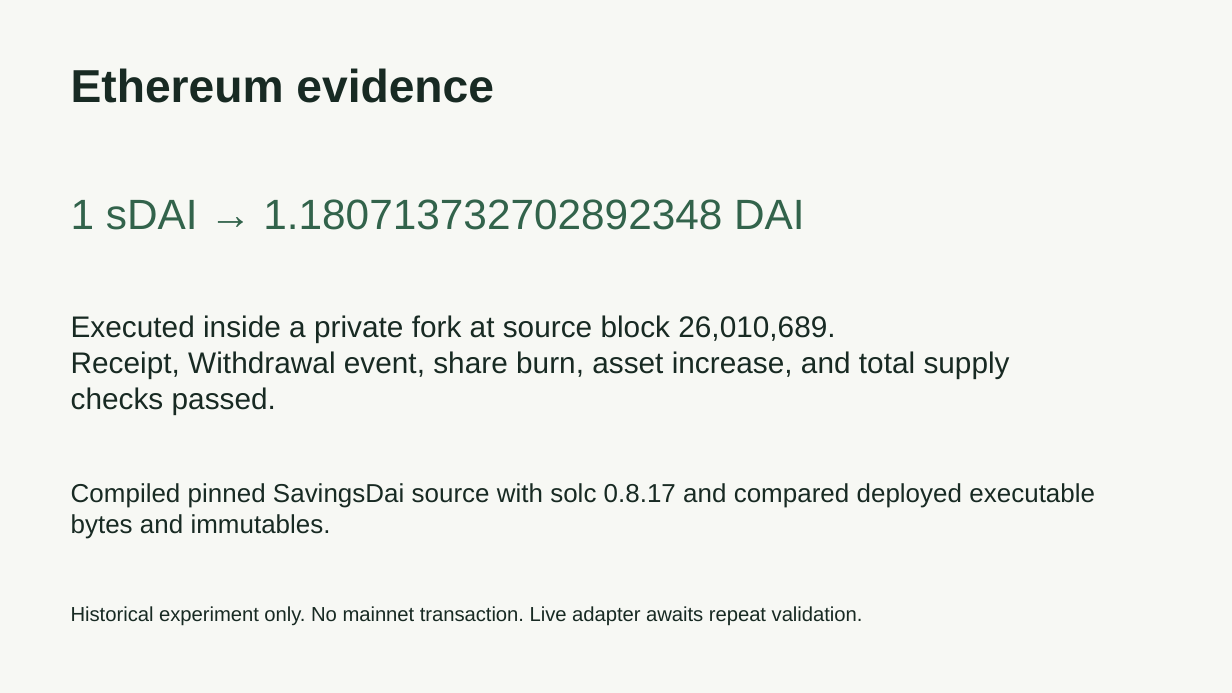
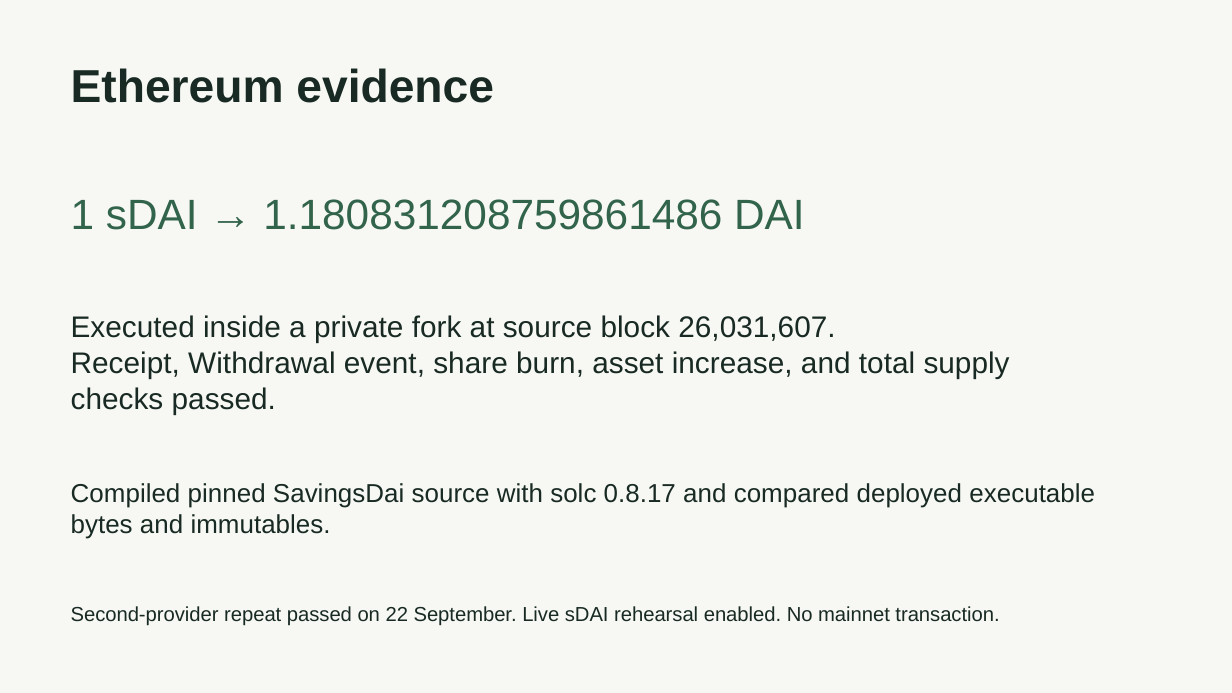
Before and after one commit to himanshu748/ExitDrill, a slide deck: slide 4 of docs/submission/ExitDrill-pitch.pptx. Drawn at 1232x693 pixels with LibreOffice and Linux fonts; fonts in the diff are those of the drawing. Boxes give left, top, right and bottom in pixels: in the first picture for what was removed or moved away, otherwise in the second. Text is boxed around its words. In the diff, an @@ line names an element or a change of style, - is before the commit and + after.

Commit message:
Enable verified sDAI rehearsals and independent Ethereum recovery checks

```diff
--- a/docs/submission/ExitDrill-pitch.pptx
+++ b/docs/submission/ExitDrill-pitch.pptx
@@ text at bbox=[71, 199, 805, 230]: text changed @@
-1 sDAI → 1.180713732702892348 DAI
+1 sDAI → 1.180831208759861486 DAI
@@ text at bbox=[71, 315, 835, 343]: text changed @@
-Executed inside a private fork at source block 26,010,689.
+Executed inside a private fork at source block 26,031,607.
@@ text at bbox=[71, 606, 999, 626]: text changed @@
-Historical experiment only. No mainnet transaction. Live adapter awaits repeat validation.
+Second-provider repeat passed on 22 September. Live sDAI rehearsal enabled. No mainnet transaction.
```
Also in this commit, not shown: 2 other slides changed, 25 other files.
